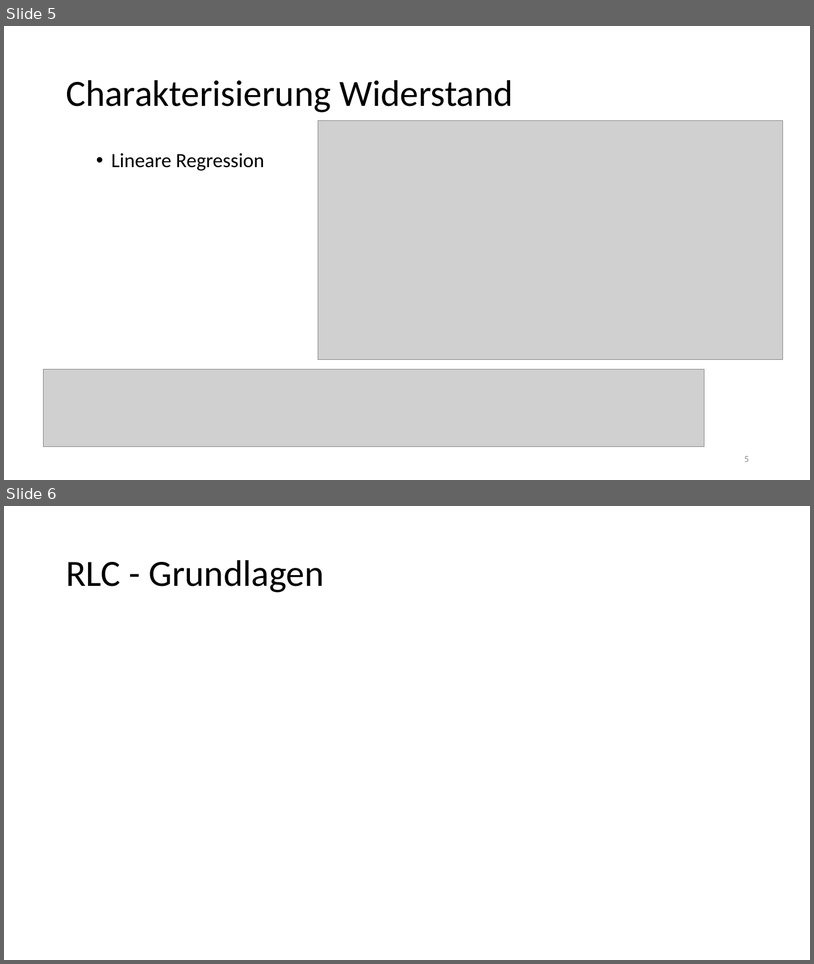
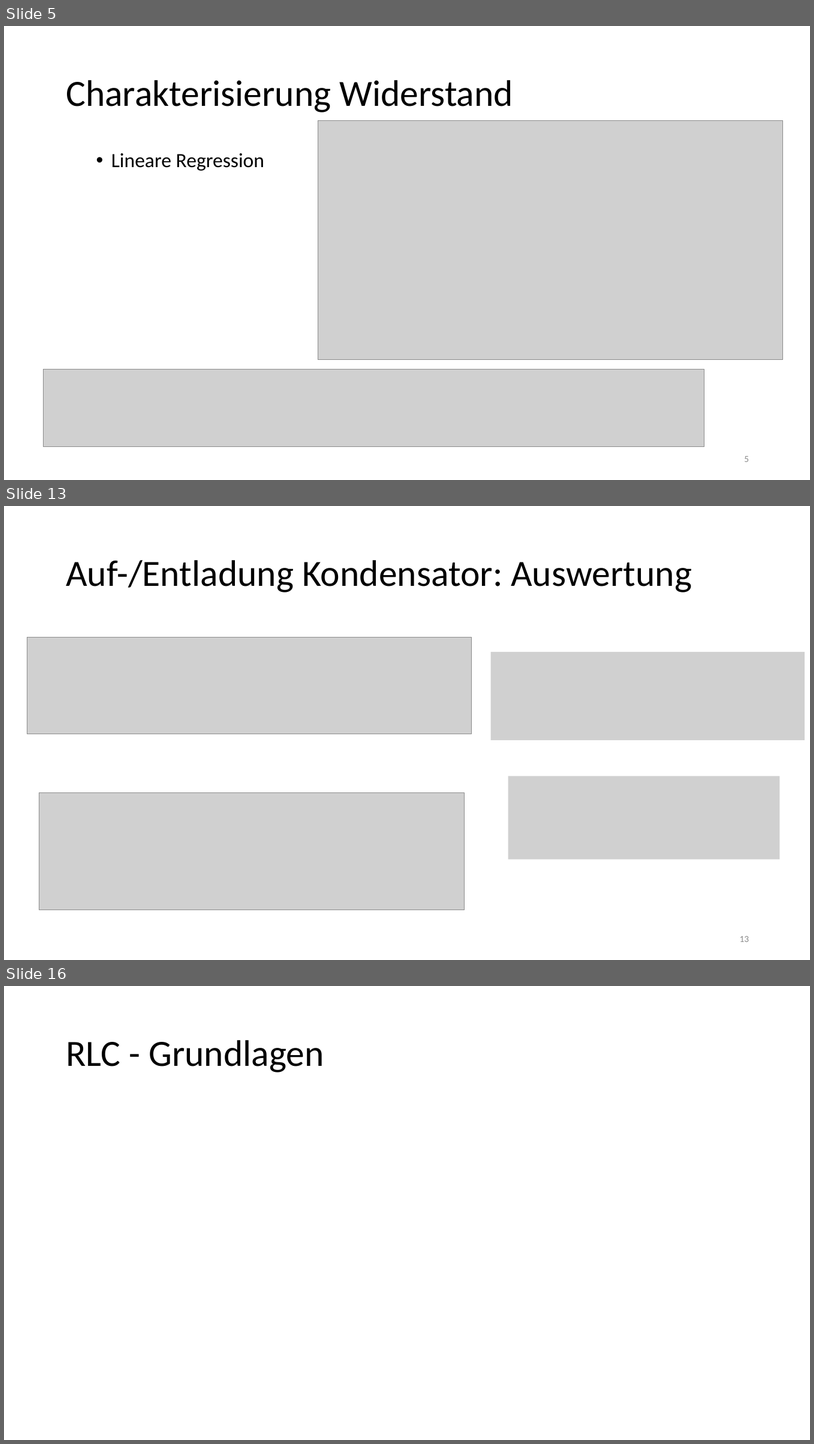
Before and after one commit to thewhitecat/grundpraktikum1, a slide deck: Elektronik/Elektronik.pptx. Shown one above the other, each under a label of ours: slides 5 and 6 before the commit, slides 5, 13 and 16 after it; the slides between them are not shown. The pictures are 814x964 and 814x1444 pixels, drawn with LibreOffice and Linux fonts; fonts in the diff are those of the drawing; grey boxes stand for pictures. Boxes give left, top, right and bottom in pixels: in the first picture for what was removed or moved away, otherwise in the second. Text is boxed around its words. In the diff, an @@ line names an element or a change of style, - is before the commit and + after.

```diff
--- a/Elektronik/Elektronik.pptx
+++ b/Elektronik/Elektronik.pptx
@@ slide 13 added at [4,506,810,960], background #FFFFFF @@
@@ title added at [66,560,692,592], 44 pt, text #000000 @@
+Auf-/Entladung Kondensator: Auswertung
@@ picture added at [27,637,471,733] @@
@@ picture added at [491,652,805,740] @@
@@ picture added at [39,793,464,910] @@
@@ picture added at [509,776,780,859] @@
@@ page number added at [740,936,750,942], 11 pt, text #8C8C8C @@
+13
@@ what was slide 6 is now slide 16 @@
```
Also in this commit, not shown: 2 slides changed, 14 other slides added.
